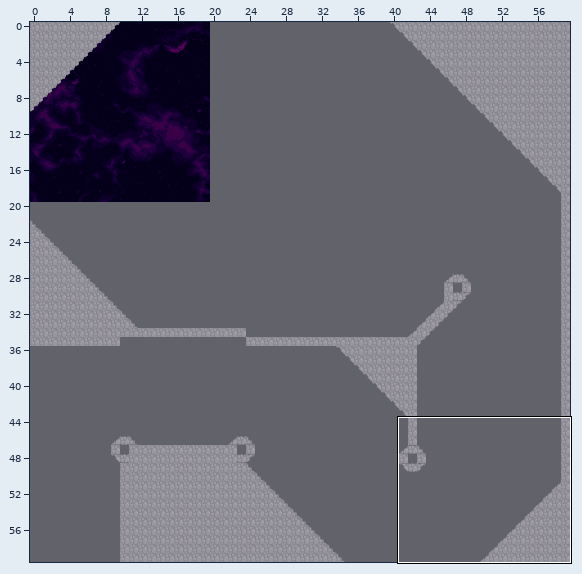
Tiled map (JSON) -- core/assets/levels/level_4/level_4.tmj. The first picture is a wide view before the edit; the outline marks the close-up.
Close-up. Before the commit:
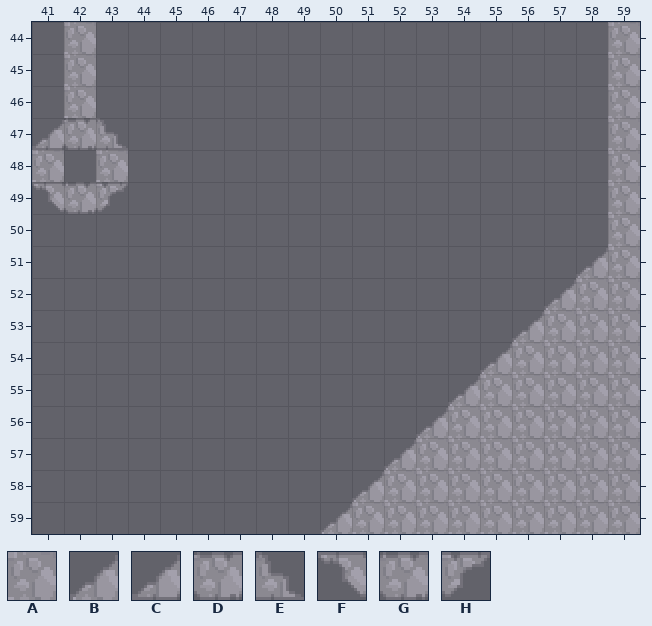
Cells are 16x16 px. Shown: x 41..59, y 44..59. The commit also changed other parts of the map, which this record leaves out.
Key: from "tileset": A 17 "GameObject", B 66 "GameObject", C 69 "GameObject", D 70 "GameObject", E 71 "GameObject", F 101 "GameObject", G 102 "GameObject", H 103 "GameObject".
_ is an empty cell.
Layer "Tile Layer 1" before, first column x 41:
44 _A________________A
45 _A________________A
46 _A________________A
47 CDE_______________A
48 A_A_______________A
49 FGH_______________A
50 __________________A
51 _________________BA
52 ________________BAA
53 _______________BAAA
54 ______________BAAAA
55 _____________BAAAAA
56 ____________BAAAAAA
57 ___________BAAAAAAA
58 __________BAAAAAAAA
59 _________BAAAAAAAAA
And afterwards:
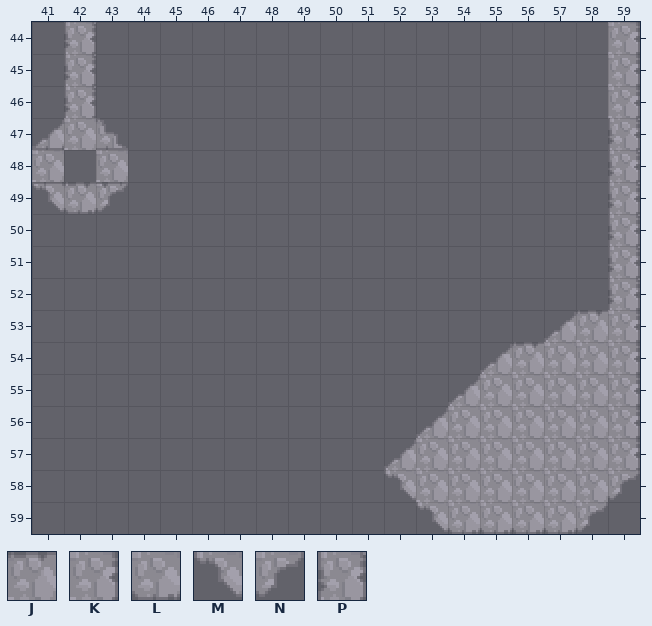
Further tiles: from "tileset": J 1 "GameObject", K 18 "GameObject", L 33 "GameObject", M 82 "GameObject", N 83 "GameObject", P 89 "GameObject".
What changed:
Changed rows in their new state; . is an unchanged cell.
Layer "Tile Layer 1":
first column x 42:
44 P................K
45 P................K
46 P................K
47 A................P
48 .................P
49 .................P
50 .................P
51 ................_P
52 ...............__P
53 .............._BJK
54 ..............J..K
55 .................K
56 .................K
57 .................K
58 ........._M......N
59 ........___MLLLLN_
Changed places in both close-ups, as pixel boxes (x1, y1, x2, y2):
changed: (64, 22, 96, 150)
changed: (320, 22, 640, 534)
